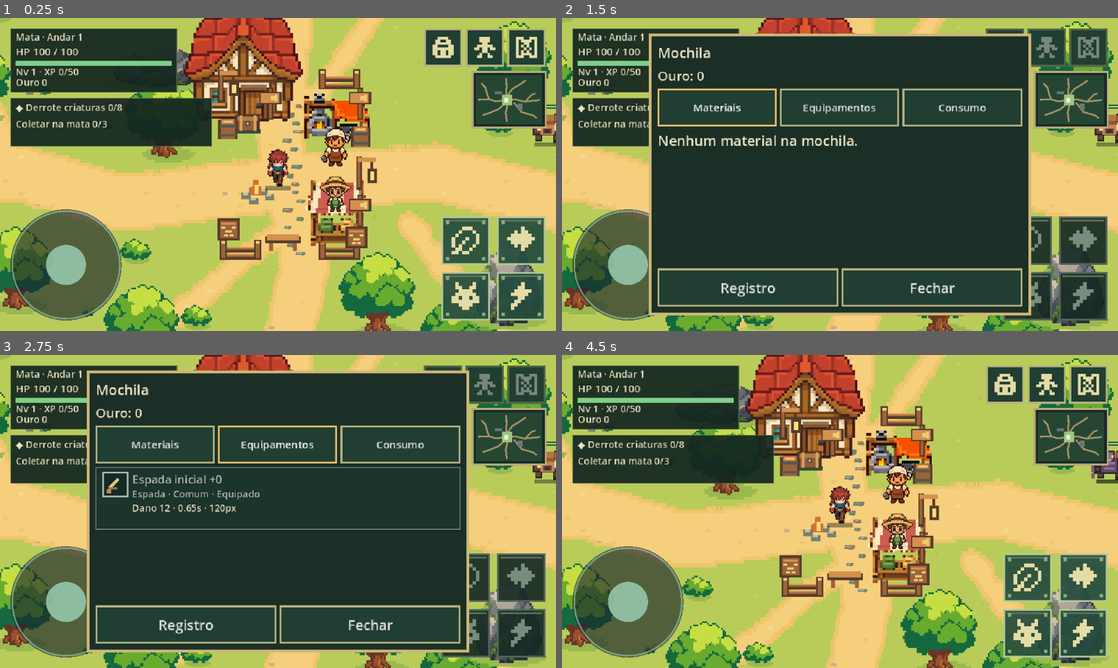
Above: before the commit, frames 1-4 (two rows, left to right).
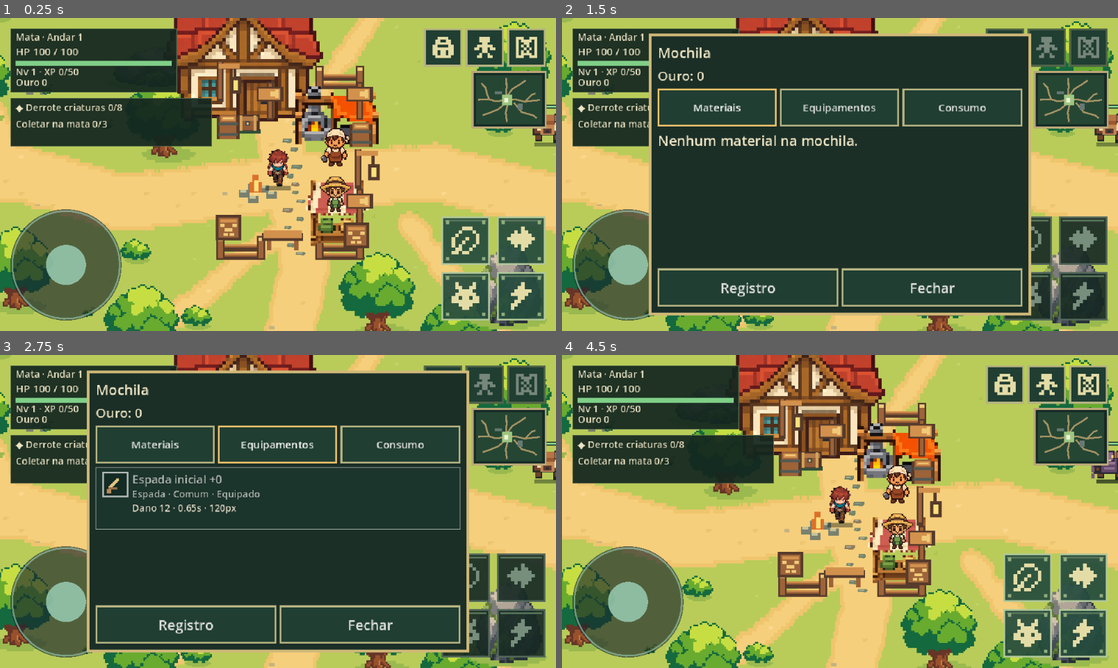
Above: after the commit, the same moments.

Repository: thiagohugo12-dotcom/arveon
Game: Godot game, scene res://scenes/main.tscn
Two runs of this game, one before a commit and one after it. Both use one fixed random seed, a clock stepped at 60 frames per second and the inputs below.
Inputs (mouse positions are in pixels of both pictures, inside the frame that each line leads up to):
- Up to frame 1 (0.25 s): no input
- Up to frame 2 (1.5 s): click (1006, 46) at 0.52 s; click "Materiais" at 1.25 s
- Up to frame 3 (2.75 s): click "Equipamentos" at 2 s
- Up to frame 4 (4.5 s): click "Consumo" at 2.75 s; click "Registro" at 3.5 s; click "Fechar" at 4.25 s

The runs differ from the first frame. In frame 1, 11% of the frame differs, in the area x 31-69%, y 0-78%; in frame 2, 1.1%; in frame 3, 1.1%; in frame 4, 11%.

Commit message:
feat: expand safe camp to full environmental scale

Diff:
--- a/scripts/presentation/floor_v2_view.gd
+++ b/scripts/presentation/floor_v2_view.gd
@@ -106,20 +106,20 @@
 		layout._draw_flagstone(Vector2(556+layout._hash(n,71)%21-10,369+n*10),n)
 	# The fence segments mark the hub without enclosing it or filling the scene.
 	for at in [Vector2(496,352),Vector2(610,352),Vector2(496,548),Vector2(610,548)]:
-		prop(FENCE_PROP,at,1.65)
+		prop(FENCE_PROP,at,1.95)
 	# Buildings deliberately occupy a larger footprint, matching the world scale.
-	layout.draw_texture_rect_region(CAMP,Rect2(428,245,144,144),CABIN)
-	sprite_scaled(CAMP,FORGE,SafeCamp.STATIONS["Ferreiro"]+Vector2(0,18),1.45)
+	layout.draw_texture_rect_region(CAMP,Rect2(404,197,192,192),CABIN)
+	sprite_scaled(CAMP,FORGE,SafeCamp.STATIONS["Ferreiro"]+Vector2(0,24),1.85)
 	sprite_scaled(CAMP,MARKET,SafeCamp.STATIONS["Vendedor"]+Vector2(0,18),1.45)
 	layout._draw_chest(SafeCamp.STATIONS["Baú"])
 	# Service markers remain sparse, but are deliberately legible at gameplay scale.
 	for name: String in ["Baú","Ferreiro","Vendedor"]:
-		prop(SIGN_PROP,SafeCamp.STATIONS[name]+Vector2(28,-4),1.6)
+		prop(SIGN_PROP,SafeCamp.STATIONS[name]+Vector2(28,-4),1.9)
 	for point: Vector2 in [Vector2(480,411),Vector2(633,420)]:
-		prop(BARREL_PROP,point,1.5)
+		prop(BARREL_PROP,point,1.75)
 	for point: Vector2 in [Vector2(484,526),Vector2(631,535)]:
-		prop(CRATE_PROP,point,1.5)
+		prop(CRATE_PROP,point,1.75)
 	for point: Vector2 in [Vector2(479,374),Vector2(638,474)]:
-		prop(LANTERN_PROP,point,1.6)
-	prop(BENCH_PROP,Vector2(548,544),1.5)
-	prop(FIRE_PROP,Vector2(516,492),1.5)
+		prop(LANTERN_PROP,point,1.9)
+	prop(BENCH_PROP,Vector2(548,544),1.75)
+	prop(FIRE_PROP,Vector2(516,492),1.75)
